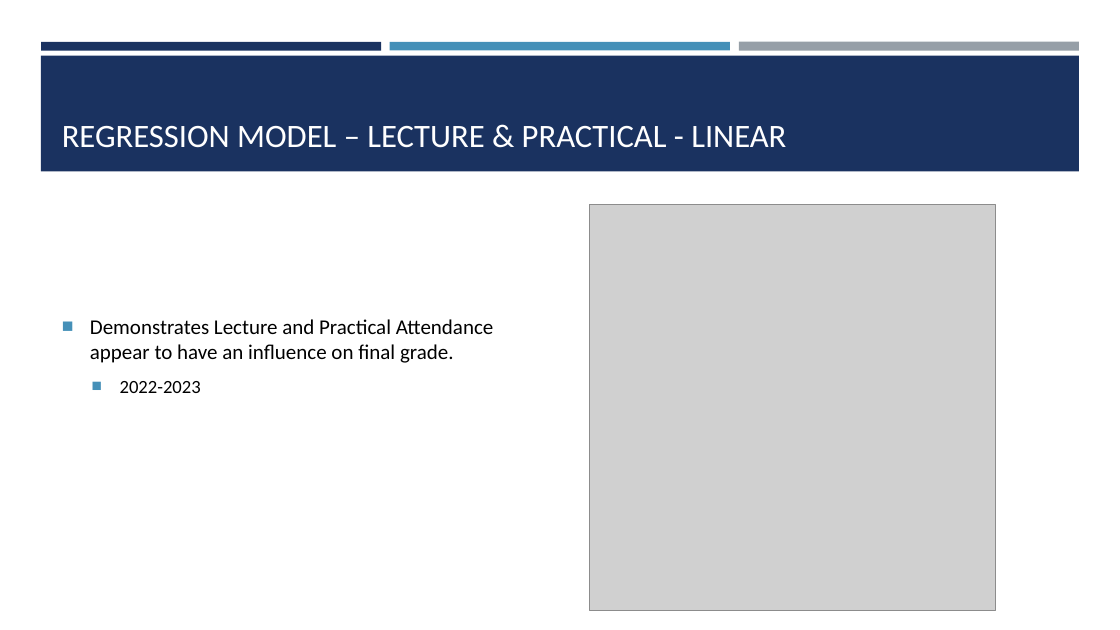
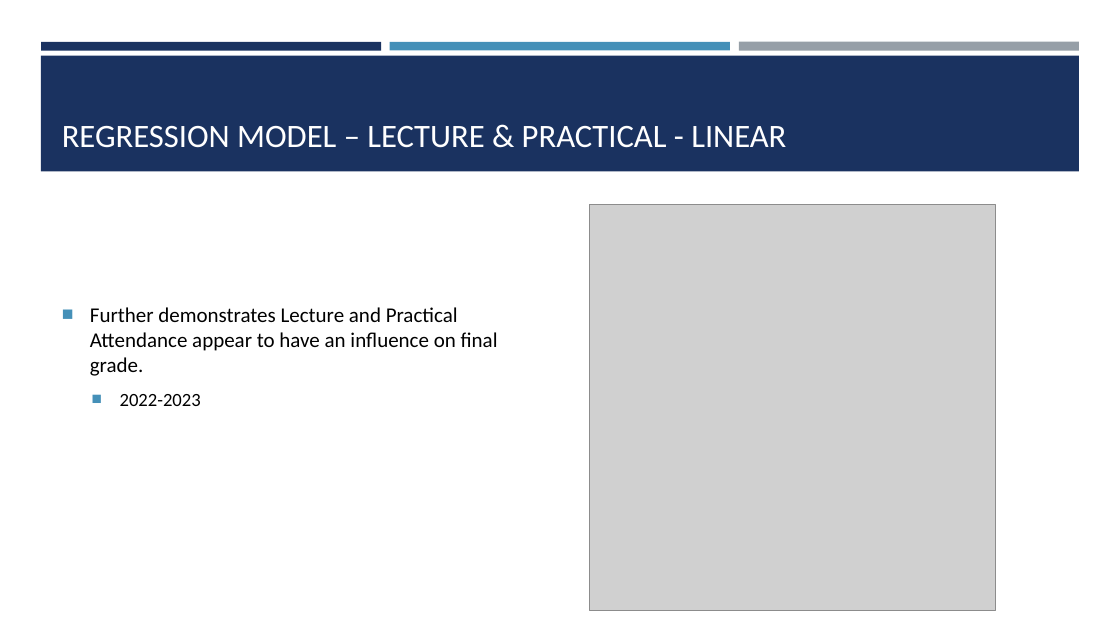
Before and after one commit to ChrisAcornleyPhD/CAP512Data, a slide deck: slide 35 of scripts/CAP512.pptx (slide 34 before the commit). Drawn at 1120x630 pixels with LibreOffice and Linux fonts; fonts in the diff are those of the drawing; grey boxes stand for pictures. Boxes give left, top, right and bottom in pixels: in the first picture for what was removed or moved away, otherwise in the second. Text is boxed around its words. In the diff, an @@ line names an element or a change of style, - is before the commit and + after.

```diff
--- a/scripts/CAP512.pptx
+++ b/scripts/CAP512.pptx
@@ text at [90, 307, 498, 376]: text changed @@
-■ Demonstrates Lecture and Practical Attendance appear to have an influence on final grade.
+■ Further demonstrates Lecture and Practical Attendance appear to have an influence on final grade.
```
Also in this commit, not shown: 12 other slides changed, 6 slides added, 2 slides removed, 22 other files.
